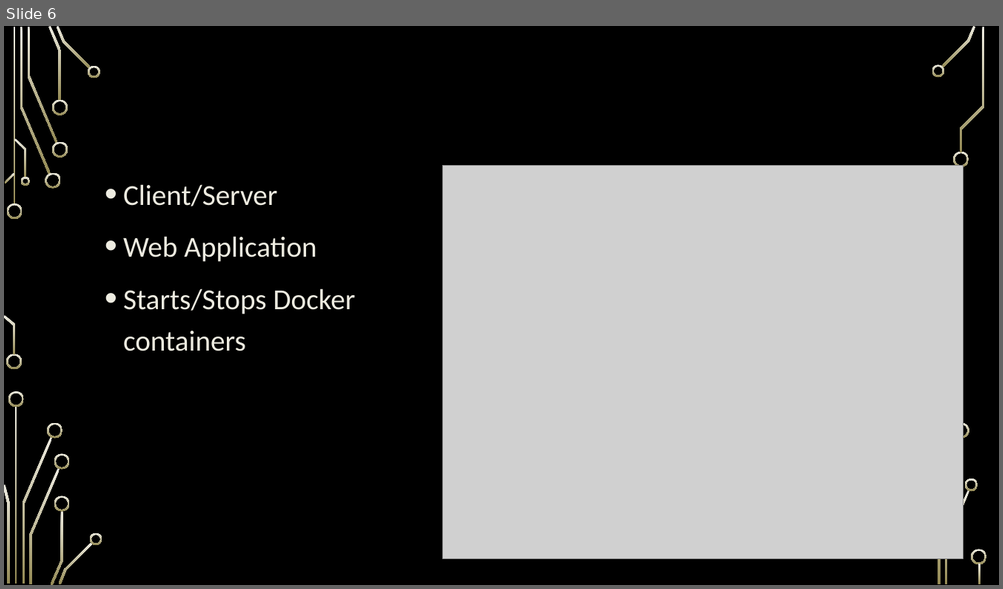
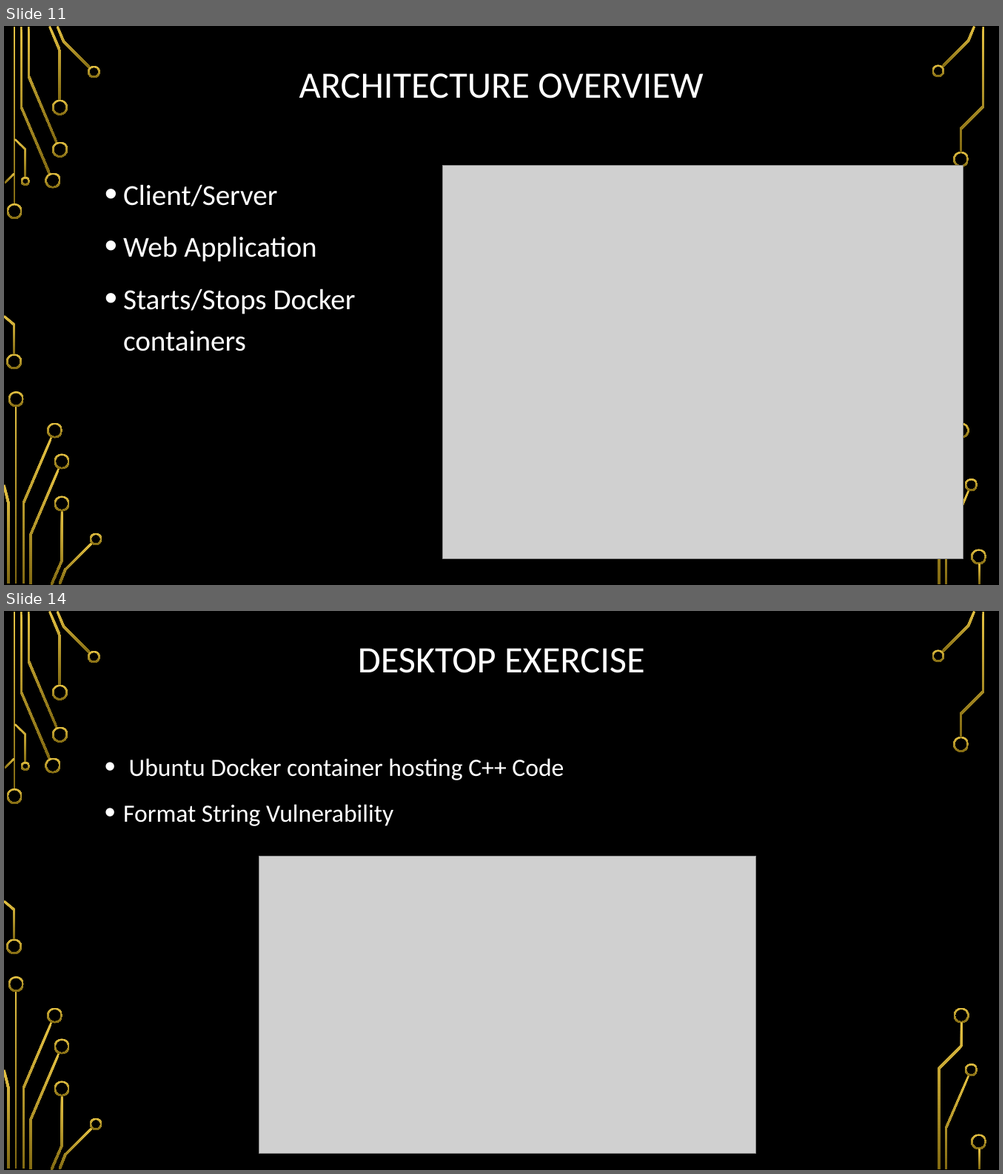
Before and after one commit to so87/Security-Lab-Manager, a slide deck: documentation/presentation.pptx. Shown one above the other, each under a label of ours: slide 6 before the commit, slides 11 and 14 after it; the slides between them are not shown. The pictures are 1003x589 and 1003x1174 pixels, drawn with LibreOffice and Linux fonts; fonts in the diff are those of the drawing; grey boxes stand for pictures; background and template pictures are left out. Boxes give left, top, right and bottom in pixels: in the first picture for what was removed or moved away, otherwise in the second. Text is boxed around its words. In the diff, an @@ line names an element or a change of style, - is before the commit and + after.

```diff
--- a/documentation/presentation.pptx
+++ b/documentation/presentation.pptx
@@ slide 14 added at bbox=[4, 611, 999, 1170], background picture (left out); not listed: 36 template elements that a slide beside it also shows @@
@@ title added at bbox=[358, 648, 645, 673], 36 pt, text #FFFFFF @@
+DESKTOP EXERCISE
@@ text added at bbox=[123, 758, 563, 826], 24 pt, text #FFFFFF @@
+• Ubuntu Docker container hosting C++ Code
+• Format String Vulnerability
@@ picture added at bbox=[259, 857, 756, 1154] @@
@@ what was slide 6 is now slide 11 @@
@@ slide 11 changed as well @@
@@ fill gradient #EEECE1 to #948A54 to gradient #E5C243 to #826A12 in 36 elements at bbox=[7, 204, 22, 219], bbox=[6, 355, 22, 370], bbox=[20, 27, 51, 175], bbox=[45, 173, 61, 189], bbox=[27, 27, 57, 143], bbox=[48, 26, 62, 101], bbox=[52, 141, 68, 157], bbox=[52, 100, 68, 116], bbox=[57, 26, 91, 69], bbox=[88, 65, 101, 78], bbox=[5, 173, 15, 184], bbox=[4, 315, 15, 355], bbox=[14, 138, 26, 178], bbox=[20, 177, 29, 186], bbox=[15, 406, 17, 585], bbox=[22, 437, 52, 584], bbox=[8, 392, 24, 407], bbox=[4, 485, 9, 584], bbox=[47, 423, 63, 439], bbox=[29, 469, 60, 585], bbox=[51, 511, 63, 585], bbox=[54, 454, 70, 470], bbox=[54, 496, 70, 511], bbox=[59, 543, 93, 585], bbox=[90, 534, 102, 545], bbox=[941, 26, 976, 67], bbox=[931, 64, 944, 78], bbox=[953, 151, 969, 167], bbox=[945, 491, 970, 585], bbox=[965, 479, 978, 491], bbox=[960, 27, 984, 153], bbox=[954, 423, 970, 439], bbox=[937, 438, 963, 585], bbox=[971, 550, 987, 565], bbox=[979, 564, 981, 585], bbox=[13, 27, 15, 205] @@
@@ title "ARCHITECTURE OVERVIEW": place and size @@
-title "ARCHITECTURE OVERVIEW" at bbox=[97, 69, 905, 190]
+title "ARCHITECTURE OVERVIEW" at bbox=[299, 73, 703, 99]
@@ title "ARCHITECTURE OVERVIEW" at bbox=[299, 73, 703, 99]: text colour #000000 to #FFFFFF @@
@@ text "Client/Server" at bbox=[123, 184, 356, 352]: text colour #EEECE1 to #FFFFFF @@
```
Also in this commit, not shown: 11 other slides changed, 5 other slides added, 8 other files.
